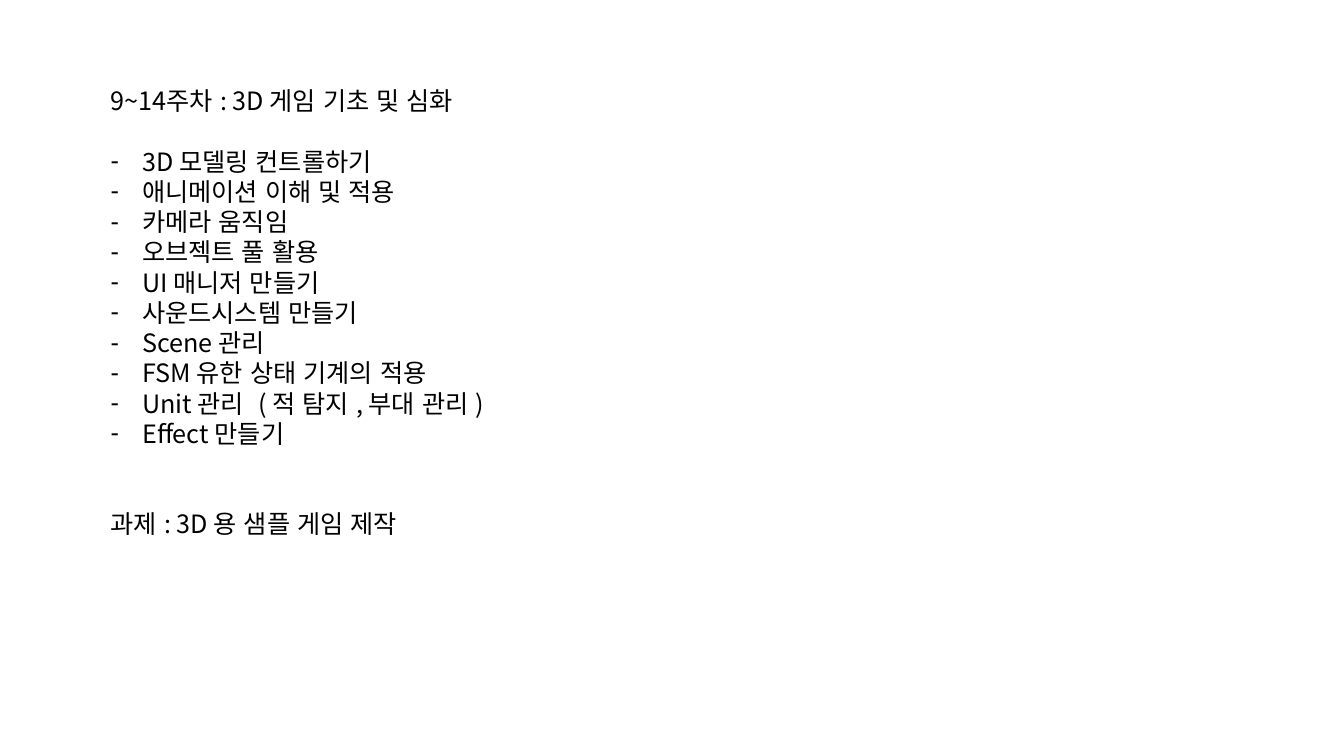
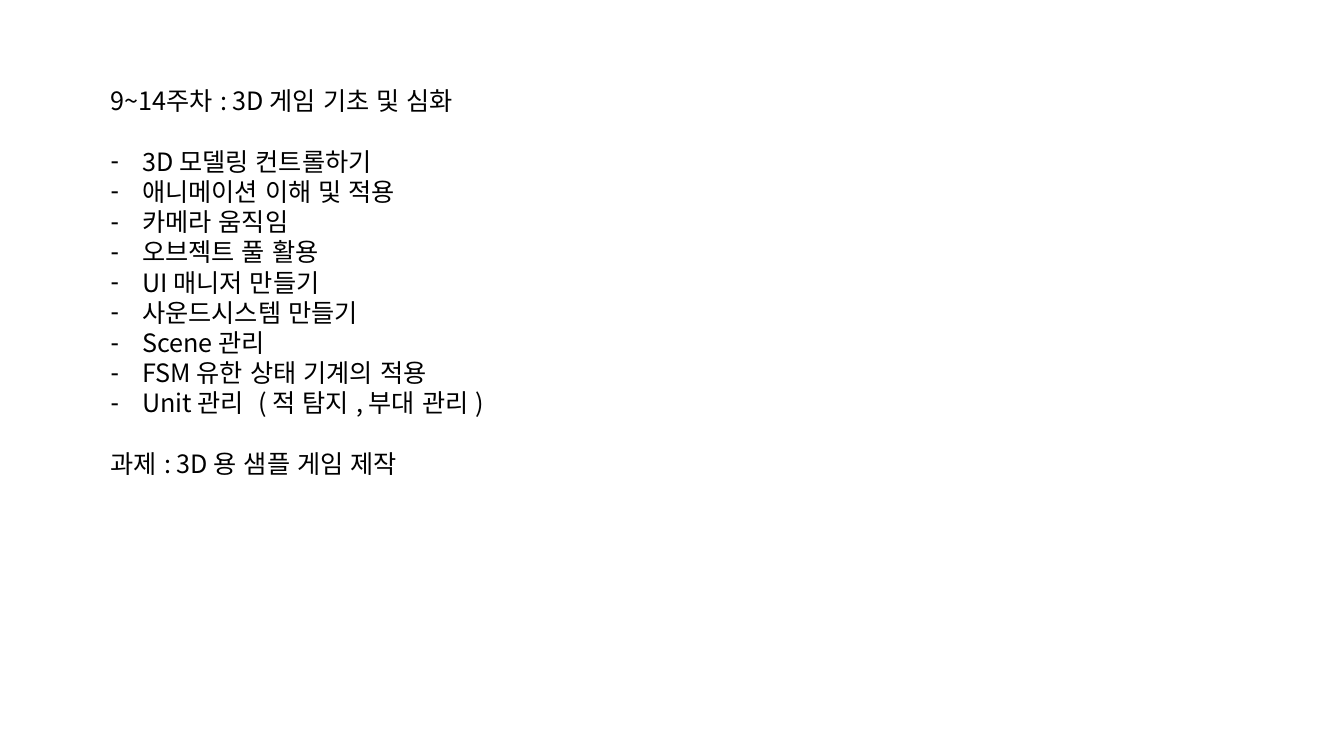
Before and after one commit to Pacman18/SantaClass, a slide deck: slide 4 of 유니티 교육과정.pptx. Drawn at 1344x756 pixels with LibreOffice and Linux fonts; fonts in the diff are those of the drawing. Boxes give left, top, right and bottom in pixels: in the first picture for what was removed or moved away, otherwise in the second. Text is boxed around its words. In the diff, an @@ line names an element or a change of style, - is before the commit and + after.

```diff
--- a/유니티 교육과정.pptx
+++ b/유니티 교육과정.pptx
@@ text at box(142, 417, 285, 445): paragraph removed @@
-– Effect 만들기
```
Also in this commit, not shown: 1 other file.
